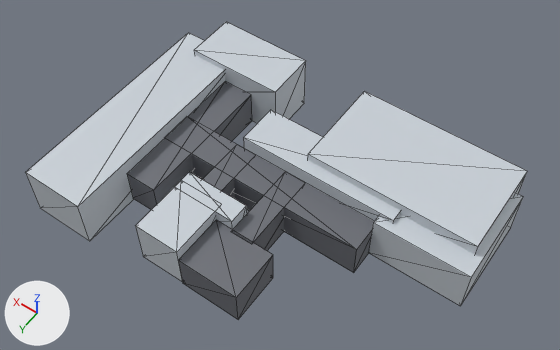
The FBX model Version Zero/Assets/Models/Levels/Level Layouts/Level 3.fbx: old version first, new version second.
The view is the same before and after, from a 50 mm lens placed at (-79.4, 110.8, 182.1), pointed at (2.0, -3.2, 2.9). The lights are fixed; the arrows at lower left show +X, +Y and +Z. The older version comes first. Mesh edges are drawn as thin lines.

In view in the first picture: 'Floor', 'Floor_1', 'Floor_2', 'Floor_3', 'Floor__1_', 'Wall__12_', 'Wall__15_', 'Wall__18_', 'Wall__21_', 'Wall__22_', 'Wall__4_', 'Wall__5_'.
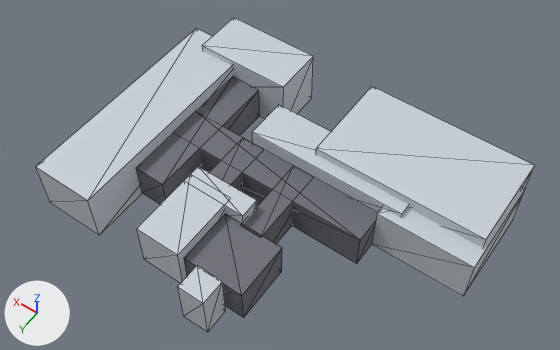
The change, as a diff of the scene's bpy script:
```diff
--- a/Version Zero/Assets/Models/Levels/Level Layouts/Level 3.fbx.py
+++ b/Version Zero/Assets/Models/Levels/Level Layouts/Level 3.fbx.py
@@ ob_floor_3 @@
 ob_floor_3 = bpy.data.objects.new('Floor_3', me_scene)
-ob_floor_3.location = (4.7, 0.0, -3.6)
+ob_floor_3.location = (4.7, -3.2, -3.6)
 ob_floor_3.rotation_euler = (1.571, 0.0, -1.571)  # degrees (90, 0, -90)
-ob_floor_3.scale = (0.109, 0.122, 0.692)
+ob_floor_3.scale = (0.109, 0.122, 0.675)
@@ ob_wall__12 @@
 ob_wall__12 = bpy.data.objects.new('Wall__12_', me_scene)
-ob_wall__12.location = (14.9, 26.7, -1.4)
+ob_wall__12.location = (14.1, 25.4, -1.4)
 ob_wall__12.rotation_euler = (1.571, 0.0, -1.571)  # degrees (90, 0, -90)
-ob_wall__12.scale = (0.194, 0.157, 0.147)
+ob_wall__12.scale = (0.231, 0.157, 0.147)
 ob_wall__12.material_slots[0].link = 'OBJECT'; ob_wall__12.material_slots[0].material = mat_light
@@ ob_wall__5 @@
 ob_wall__5 = bpy.data.objects.new('Wall__5_', me_scene)
-ob_wall__5.location = (35.2, -32.9, -0.2)
+ob_wall__5.location = (34.4, -36.0, -0.2)
 ob_wall__5.rotation_euler = (1.571, 0.0, 0.0)  # degrees (90, 0, 0)
@@ ob_wall__21 @@
 ob_wall__21 = bpy.data.objects.new('Wall__21_', me_scene)
-ob_wall__21.location = (-8.7, -12.3, -1.0)
+ob_wall__21.location = (-9.5, -15.4, -1.0)
 ob_wall__21.rotation_euler = (1.571, 0.0, 0.0)  # degrees (90, 0, 0)
@@ ob_wall__18 @@
 ob_wall__18 = bpy.data.objects.new('Wall__18_', me_scene)
-ob_wall__18.location = (-44.8, -18.6, -1.7)
+ob_wall__18.location = (-44.0, -21.7, -1.7)
 ob_wall__18.rotation_euler = (1.571, 0.0, 0.0)  # degrees (90, 0, 0)
@@ ob_floor @@
 ob_floor = bpy.data.objects.new('Floor', me_scene)
-ob_floor.location = (-2.3, 28.1, -3.6)
+ob_floor.location = (-3.1, 25.9, -3.6)
 ob_floor.rotation_euler = (1.571, 0.0, -1.571)  # degrees (90, 0, -90)
-ob_floor.scale = (0.164, 0.122, 0.197)
+ob_floor.scale = (0.181, 0.122, 0.197)
@@ ob_floor_1 @@
 ob_floor_1 = bpy.data.objects.new('Floor_1', me_scene)
-ob_floor_1.location = (-1.9, 7.7, -3.6)
+ob_floor_1.location = (-2.7, 4.6, -3.6)
 ob_floor_1.rotation_euler = (1.571, 0.0, -1.571)  # degrees (90, 0, -90)
@@ ob_wall__15 @@
 ob_wall__15 = bpy.data.objects.new('Wall__15_', me_scene)
-ob_wall__15.location = (-30.2, -24.9, 0.1)
+ob_wall__15.location = (-31.0, -28.0, 0.1)
 ob_wall__15.rotation_euler = (1.571, 0.0, 0.0)  # degrees (90, 0, 0)
@@ ob_floor_2 @@
 ob_floor_2 = bpy.data.objects.new('Floor_2', me_scene)
-ob_floor_2.location = (33.8, -1.1, -3.6)
+ob_floor_2.location = (33.1, -4.2, -3.6)
 ob_floor_2.rotation_euler = (1.571, 0.0, -1.571)  # degrees (90, 0, -90)
@@ ob_wall__4 @@
 ob_wall__4 = bpy.data.objects.new('Wall__4_', me_scene)
-ob_wall__4.location = (49.3, 4.9, -1.2)
+ob_wall__4.location = (48.5, 1.7, -1.2)
 ob_wall__4.rotation_euler = (1.571, 0.0, -1.571)  # degrees (90, 0, -90)
@@ ob_wall__22 @@
 ob_wall__22 = bpy.data.objects.new('Wall__22_', me_scene)
-ob_wall__22.location = (12.0, 16.6, -1.8)
+ob_wall__22.location = (10.9, 13.5, -1.8)
 ob_wall__22.rotation_euler = (1.571, 0.0, -1.571)  # degrees (90, 0, -90)
-ob_wall__22.scale = (0.0659, 0.165, 0.206)
+ob_wall__22.scale = (0.0659, 0.165, 0.211)
 ob_wall__22.material_slots[0].link = 'OBJECT'; ob_wall__22.material_slots[0].material = mat_light
@@ ob_wall__13 @@
+ob_wall__13 = bpy.data.objects.new('Wall__13_', me_scene)
+ob_wall__13.location = (-3.8, 40.4, -1.0)
+ob_wall__13.rotation_euler = (1.571, 0.0, -1.571)  # degrees (90, 0, -90)
+ob_wall__13.scale = (0.0794, 0.158, 0.0846)
+ob_wall__13.material_slots[0].link = 'OBJECT'; ob_wall__13.material_slots[0].material = mat_light  # light grey #cad1d8
```

Boxes [x1, y1, x2, y2] around the edits, measured in the pictures (560 x 350 px):
'Wall__15_', moved
    before: [307, 91, 527, 255]
    after: [316, 86, 535, 248]
'Wall__4_', moved
    before: [25, 33, 225, 241]
    after: [36, 28, 233, 235]
'Floor_3', moved, rescaled
    before: [165, 117, 374, 273]
    after: [174, 112, 377, 263]
'Wall__18_', moved
    before: [368, 193, 523, 306]
    after: [372, 187, 526, 296]
'Wall__5_', moved
    before: [194, 22, 306, 123]
    after: [202, 18, 313, 119]
'Wall__21_', moved
    before: [243, 110, 401, 224]
    after: [252, 105, 409, 217]
'Floor', moved, rescaled
    before: [178, 220, 273, 320]
    after: [184, 214, 282, 318]
'Floor_2', moved
    before: [127, 81, 252, 210]
    after: [136, 77, 260, 204]
'Wall__12_', moved, rescaled (10% wider, 8% taller)
    before: [136, 180, 222, 282]
    after: [136, 174, 231, 284]
'Floor_1', moved
    before: [231, 172, 305, 251]
    after: [241, 166, 313, 244]
'Wall__13_', added
    after: [178, 266, 226, 332]
'Wall__22_', moved, rescaled
    before: [182, 172, 247, 230]
    after: [191, 166, 257, 224]
